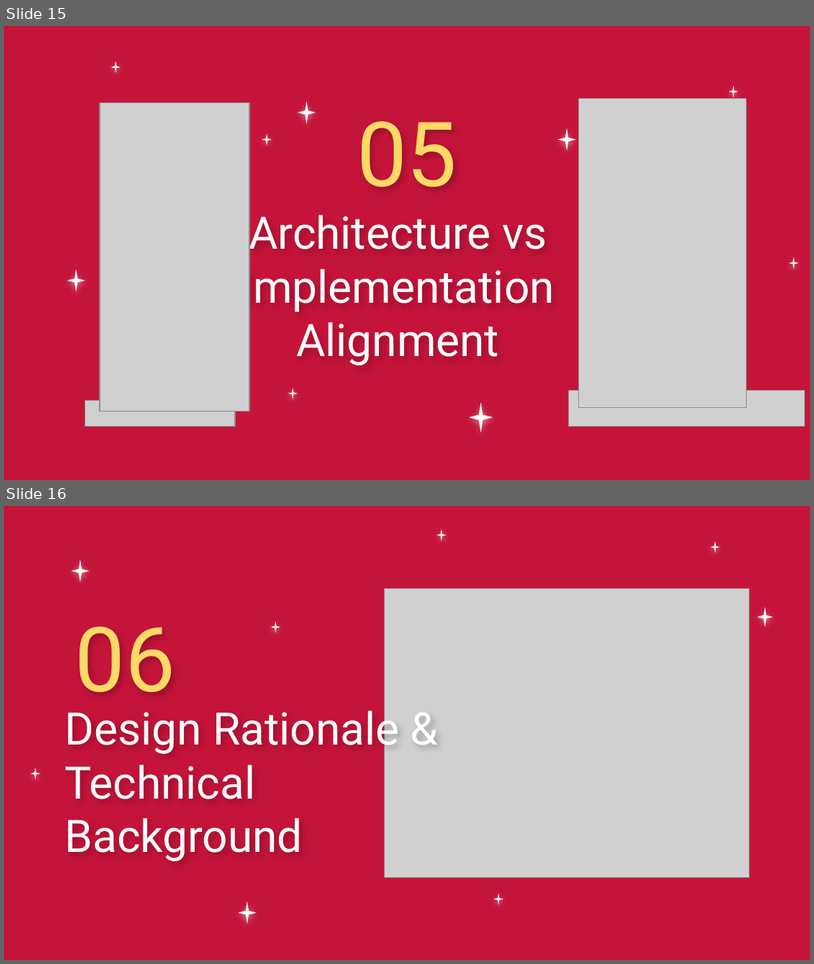
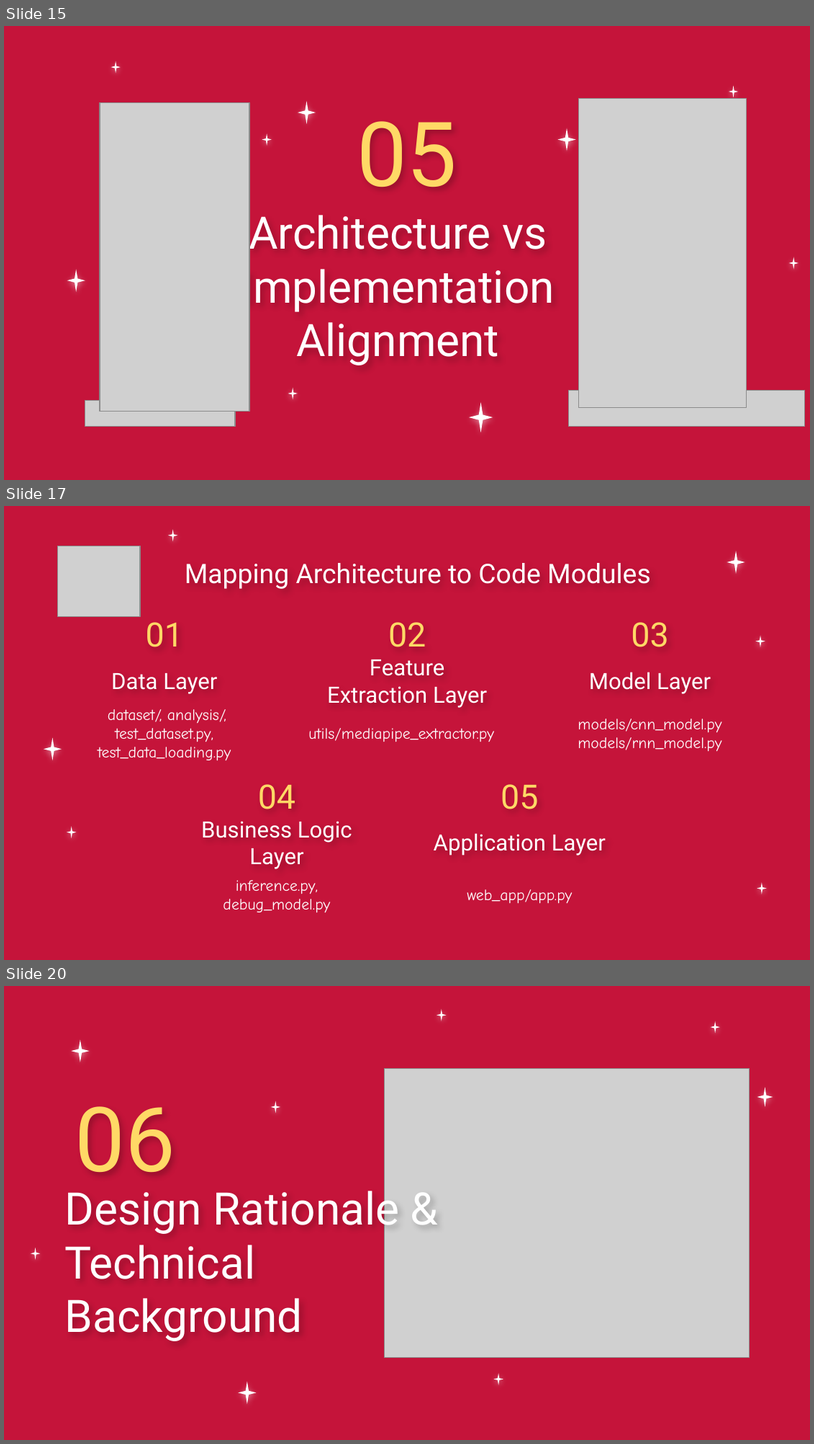
Before and after one commit to MiraPhilip12/Graduation_Project_ESLSCA, a slide deck: Milestone 4/Graduation_Project_Milestone4.pptx. Shown one above the other, each under a label of ours: slides 15 and 16 before the commit, slides 15, 17 and 20 after it; the slides between them are not shown. The pictures are 814x964 and 814x1444 pixels, drawn with LibreOffice and Linux fonts; fonts in the diff are those of the drawing; grey boxes stand for pictures; background and template pictures are left out. Boxes give left, top, right and bottom in pixels: in the first picture for what was removed or moved away, otherwise in the second. Text is boxed around its words. In the diff, an @@ line names an element or a change of style, - is before the commit and + after.

```diff
--- a/Milestone 4/Graduation_Project_Milestone4.pptx
+++ b/Milestone 4/Graduation_Project_Milestone4.pptx
@@ slide 17 added at [4,506,810,960], background picture (left out) @@
@@ picture added at [57,546,139,616] @@
@@ title added at [185,563,651,589], 24 pt, text #FFFFFF @@
+Mapping Architecture to Code Modules
@@ title added at [146,622,183,647], 30 pt, text #FFD966 @@
+01
@@ title added at [388,622,426,647], 30 pt, text #FFD966 @@
+02
@@ title added at [631,622,669,647], 30 pt, text #FFD966 @@
+03
@@ group added at [44,529,767,894]: 6 stars @@
@@ title added at [111,673,217,694], 20 pt, text #FFFFFF @@
+Data Layer
@@ title added at [327,659,487,708], 20 pt, text #FFFFFF @@
+Feature Extraction Layer
@@ title added at [589,672,711,694], 20 pt, text #FFFFFF @@
+Model Layer
@@ subtitle added at [98,709,231,761], 14 pt, text #FFFFFF @@
+dataset/, analysis/, test_dataset.py, test_data_loading.py
@@ subtitle added at [578,718,722,752], 14 pt, text #FFFFFF @@
+models/cnn_model.py
+models/rnn_model.py
@@ subtitle added at [309,728,494,742], 14 pt, text #FFFFFF @@
+utils/mediapipe_extractor.py
@@ title added at [258,784,296,809], 30 pt, text #FFD966 @@
+04
@@ title added at [501,784,538,809], 30 pt, text #FFD966 @@
+05
@@ title added at [201,821,352,869], 20 pt, text #FFFFFF @@
+Business Logic Layer
@@ title added at [434,833,606,855], 20 pt, text #FFFFFF @@
+Application Layer
@@ subtitle added at [223,880,330,913], 14 pt, text #FFFFFF @@
+inference.py, debug_model.py
@@ subtitle added at [467,889,572,903], 14 pt, text #FFFFFF @@
+web_app/app.py
@@ what was slide 16 is now slide 20 @@
```
Also in this commit, not shown: 3 other slides added, 7 slides removed.
